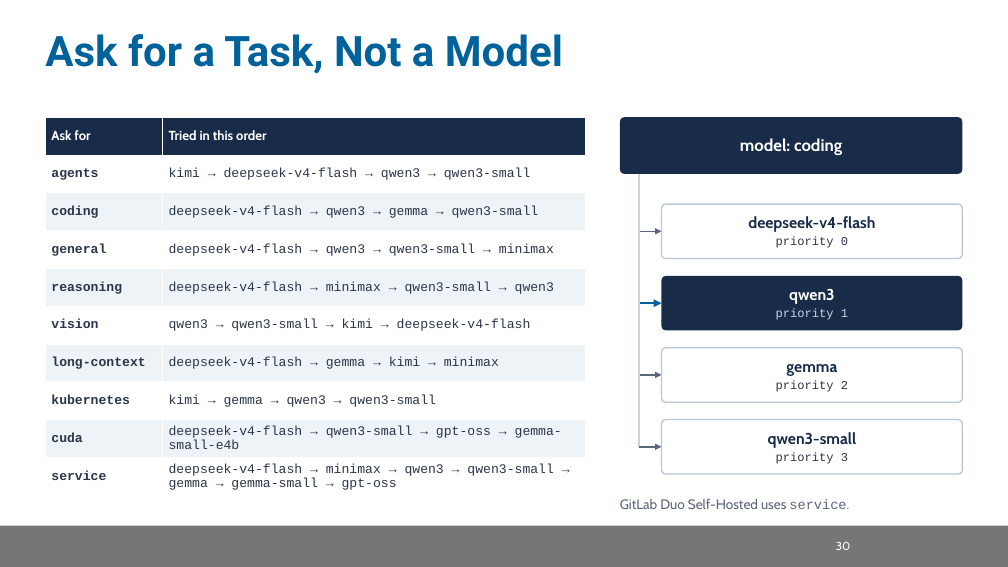
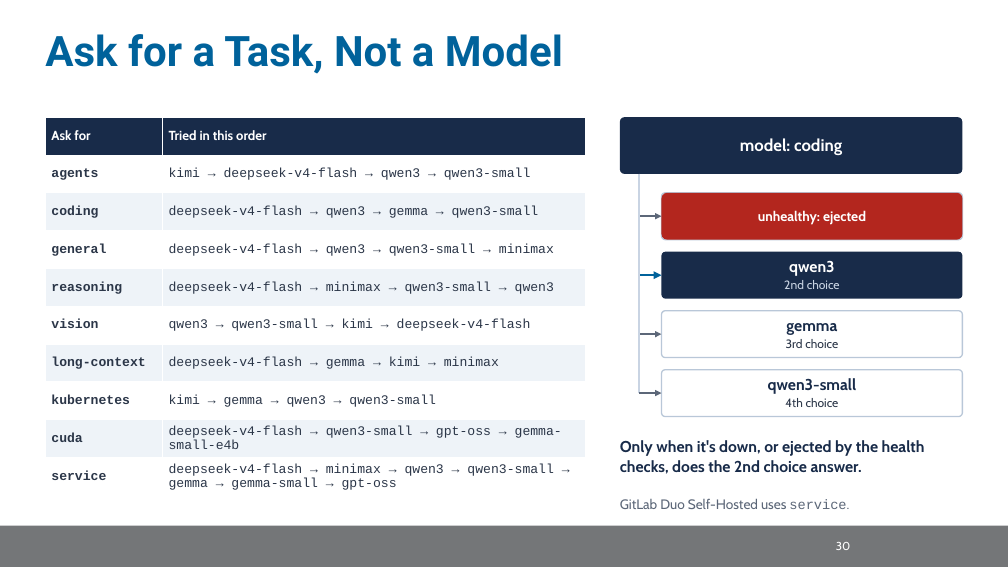
Before and after one commit to nrp-nautilus/nrp-training, a slide deck: slide 52 of trainings/scinet-sc26/slides/scinet-nrp.pptx (slide 40 before the commit). Drawn at 1008x567 pixels with LibreOffice and Linux fonts; fonts in the diff are those of the drawing; background and template pictures are left out. Boxes give left, top, right and bottom in pixels: in the first picture for what was removed or moved away, otherwise in the second. Text is boxed around its words. In the diff, an @@ line names an element or a change of style, - is before the commit and + after.

Commit message:
scinet-sc26: slide revisions, an agent in the demo, a presenter reference
- Slides advance by keys only; mouse clicks no longer change slides
- New slides: Containers and Kubernetes, How Services Get Deployed, Fitting
  Big Models on Contributed GPUs, What is a Namespace?, Runner Flavors (backup)
- Getting Traffic In redrawn to the real path (DNS, HAProxy ingress nodes,
  cert-manager; MetalLB for non-HTTP services); Policy, Network, Request path,
  Sharing GPUs and Multi-Node Serving step through with moving dots
- Owners get reservation taints, not a priority class; no billing wording
- Real Thanos panels and the MaDDash loss grid; Internet2 sites on the map
- Demo: no admin-only commands; new agent.ipynb with three read-only tools
- Slides split into section files; reference.md glossary for the presenter

```diff
--- a/trainings/scinet-sc26/slides/scinet-nrp.pptx
+++ b/trainings/scinet-sc26/slides/scinet-nrp.pptx
@@ line moved from (639, 174) - (639, 231) to (639, 174) - (639, 216) @@
@@ line moved from (639, 174) - (639, 303) to (639, 174) - (639, 275) @@
@@ line moved from (639, 174) - (639, 375) to (639, 174) - (639, 334) @@
@@ line moved from (639, 174) - (639, 447) to (639, 174) - (639, 393) @@
@@ rounded rectangle: place and size @@
-rounded rectangle at [662, 204, 963, 259]
+rounded rectangle at [662, 193, 963, 240]
@@ rounded rectangle added at [662, 193, 963, 240], fill #B3261E @@
@@ arrow moved from (639, 231) - (662, 231) to (639, 216) - (662, 216) @@
@@ text added at [758, 210, 866, 225], 13 pt, text #FFFFFF, bold @@
+unhealthy: ejected
@@ text at [787, 220, 837, 225]: text changed; font Courier New to Cabin @@
-priority 0
+1st choice
@@ text "qwen3": place and size @@
-text "qwen3" at [776, 288, 848, 320]
+text "qwen3" at [515, 280, 840, 294]
@@ rounded rectangle: place and size @@
-rounded rectangle at [662, 276, 963, 330]
+rounded rectangle at [662, 252, 963, 299]
@@ arrow moved from (639, 303) - (662, 303) to (639, 275) - (662, 275) @@
@@ text at [784, 280, 840, 289]: text changed; font Courier New to Cabin @@
-priority 1
+2nd choice
@@ rounded rectangle: place and size @@
-rounded rectangle at [662, 348, 963, 402]
+rounded rectangle at [662, 311, 963, 358]
@@ text "gemma": place and size @@
-text "gemma" at [776, 364, 848, 392]
+text "gemma" at [786, 323, 838, 348]
@@ arrow moved from (639, 375) - (662, 375) to (639, 334) - (662, 334) @@
@@ text at [786, 339, 838, 348]: text changed; font Courier New to Cabin @@
-priority 2
+3rd choice
@@ rounded rectangle: place and size @@
-rounded rectangle at [662, 420, 963, 474]
+rounded rectangle at [662, 370, 963, 417]
@@ text "qwen3-small": place and size @@
-text "qwen3-small" at [768, 432, 857, 464]
+text "qwen3-small" at [768, 378, 857, 407]
@@ arrow moved from (639, 447) - (662, 447) to (639, 393) - (662, 393) @@
@@ text at [785, 398, 839, 407]: text changed; font Courier New to Cabin @@
-priority 3
+4th choice
@@ text added at [620, 440, 925, 474], 15 pt, text #182B49, bold @@
+Only when it's down, or ejected by the health checks, does the 2nd choice answer.
```
Also in this commit, not shown: 48 other slides changed, 19 slides added, 3 slides removed, 28 other files.
